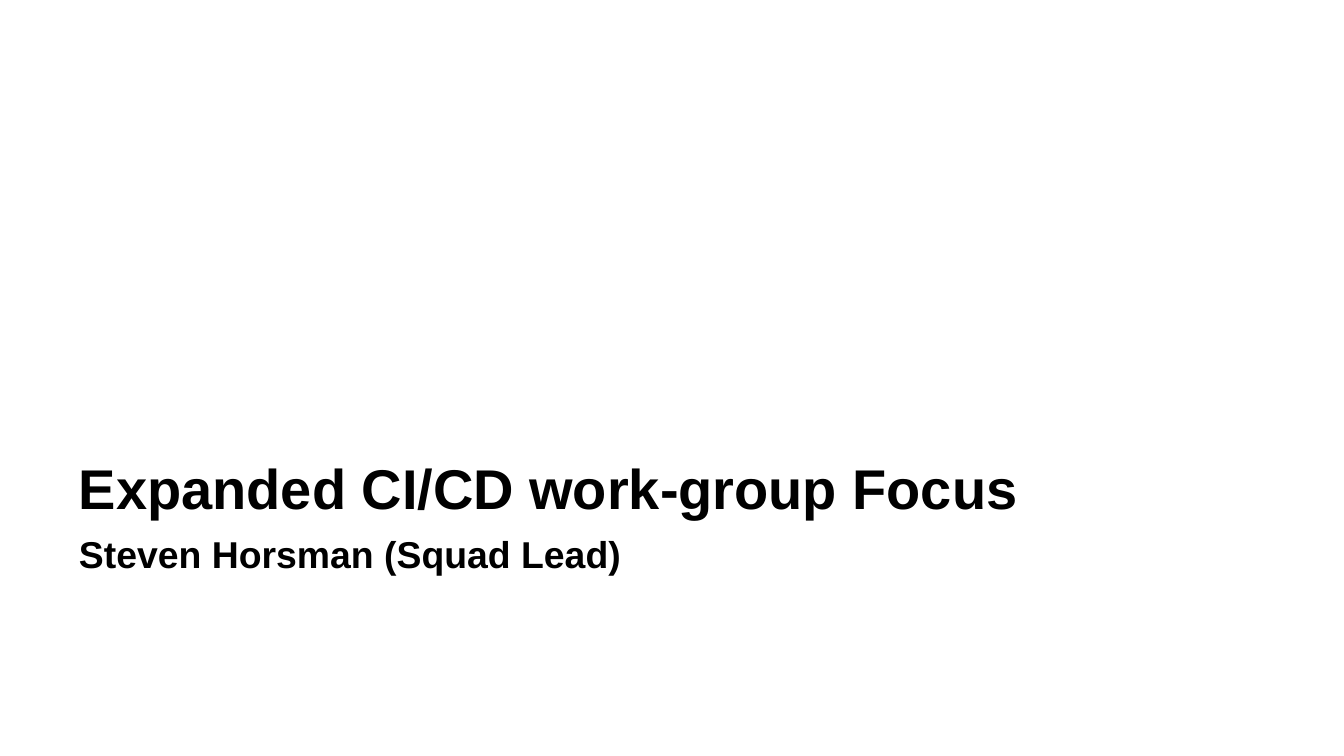
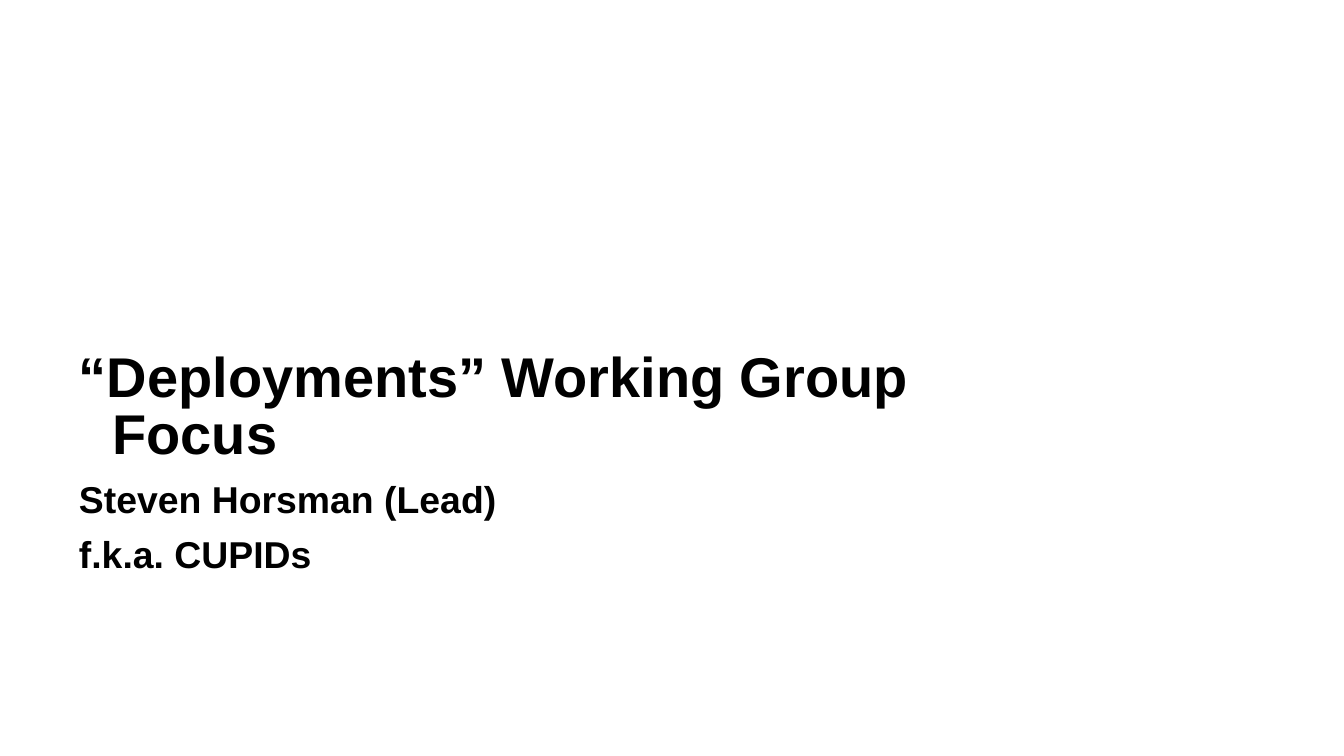
Before and after one commit to zowe/community, a slide deck: slide 19 of Project Management/20PI3 Planning/Zowe Community Squad Focus for 20PI3.pptx. Drawn at 1344x756 pixels with LibreOffice and Linux fonts; fonts in the diff are those of the drawing. Boxes give left, top, right and bottom in pixels: in the first picture for what was removed or moved away, otherwise in the second. Text is boxed around its words. In the diff, an @@ line names an element or a change of style, - is before the commit and + after.

Commit message:
systems squad and deployments wg

```diff
--- a/Project Management/20PI3 Planning/Zowe Community Squad Focus for 20PI3.pptx
+++ b/Project Management/20PI3 Planning/Zowe Community Squad Focus for 20PI3.pptx
@@ text at <box>79,356,908,569</box>: text changed; size 30 to 20 pt @@
-Expanded CI/CD work-group Focus
-Steven Horsman (Squad Lead)
+“Deployments” Working Group Focus
+Steven Horsman (Lead)
+f.k.a. CUPIDs
```
Also in this commit, not shown: 4 other slides changed, 1 other file.
